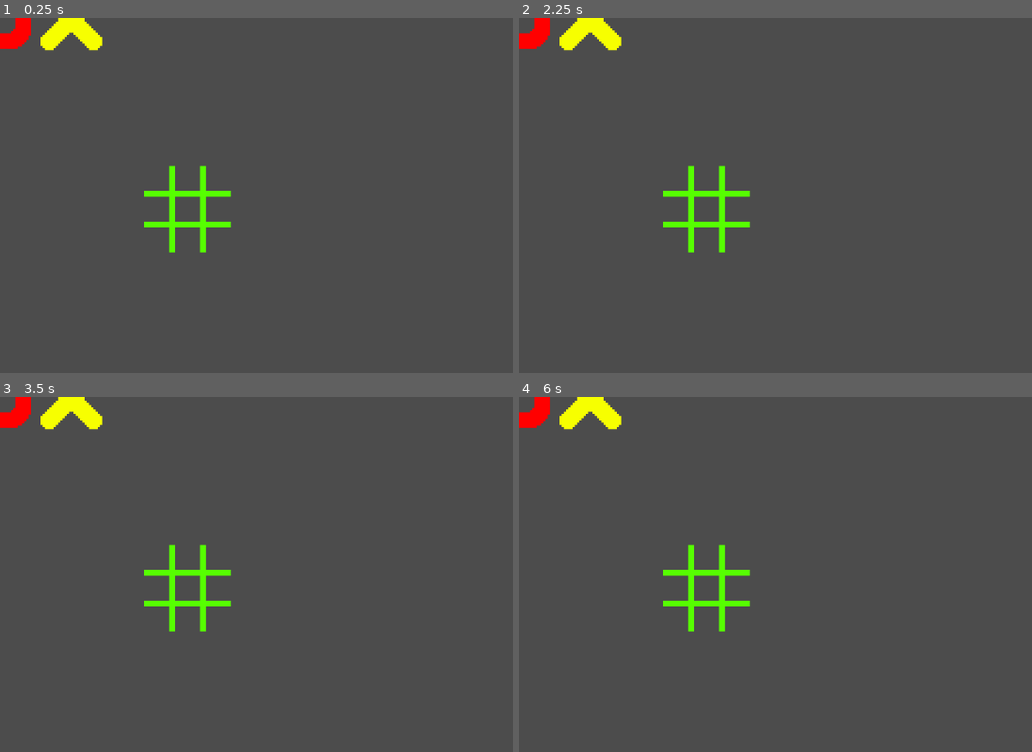
Above: before the commit, frames 1-4 (two rows, left to right).
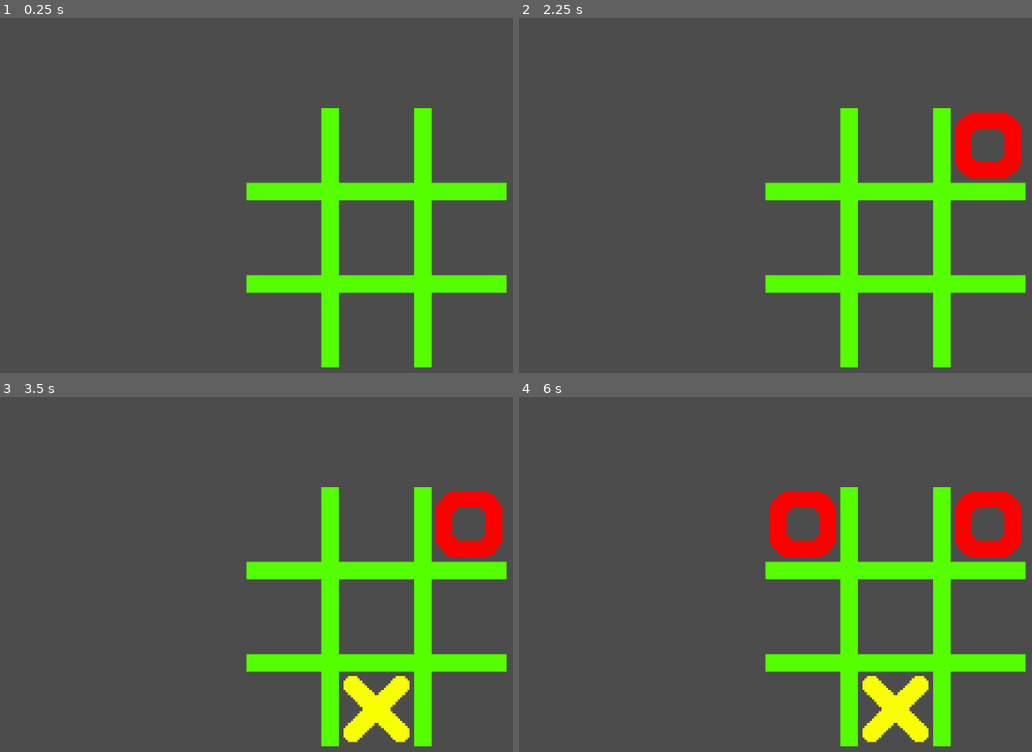
Above: after the commit, the same moments.

Repository: faisaal99/Tic-Tac-Toe
Game: Godot game, scene res://scenes/play_level.tscn
Two runs of this game, one before a commit and one after it. Both use one fixed random seed, a clock stepped at 60 frames per second and the inputs below. Before the commit the project starts from res://testing/Testing.tscn.
Inputs (mouse positions are in pixels of both pictures, inside the frame that each line leads up to):
- Up to frame 1 (0.25 s): no input
- Up to frame 2 (2.25 s): tap Enter at 0.5, 2 s; move the mouse to (outside the picture) at 0.52 s; press the mouse at (outside the picture) at 0.53 s; tap Space at 1.25 s; move the mouse to (744, 259) at 1.27 s; release the mouse at (744, 259) at 1.28 s; click (744, 259) at 1.35 s; move the mouse to (970, 142) at 2.02 s; press the mouse at (970, 142) at 2.03 s
- Up to frame 3 (3.5 s): tap Space at 2.75 s; move the mouse to (338, 705) at 2.77 s; release the mouse at (338, 705) at 2.78 s; click (338, 705) at 2.85 s
- Up to frame 4 (6 s): tap Enter at 3.5 s; move the mouse to (outside the picture) at 3.52 s; press the mouse at (outside the picture) at 3.53 s; tap Space at 4.25 s; move the mouse to (667, 549) at 4.27 s; release the mouse at (667, 549) at 4.28 s; click (667, 549) at 4.35 s; move the mouse to (934, 617) at 5.02 s; press the mouse at (934, 617) at 5.03 s; move the mouse to (780, 507) at 5.77 s; release the mouse at (780, 507) at 5.78 s; click (780, 507) at 5.85 s

The runs differ from the first frame. In frame 1, 12% of the frame differs, in the area x 0-99%, y 0-99%; in frame 2, 14%; in frame 3, 15%; in frame 4, 17%.

Commit message:
switched main scene to play_level

Diff:
--- a/project.godot
+++ b/project.godot
@@ -16,7 +16,7 @@
 [application]
 
 config/name="tiktaktoe"
-run/main_scene="res://testing/Testing.tscn"
+run/main_scene="res://scenes/play_level.tscn"
 config/icon="res://icon.png"
 
 [autoload]
